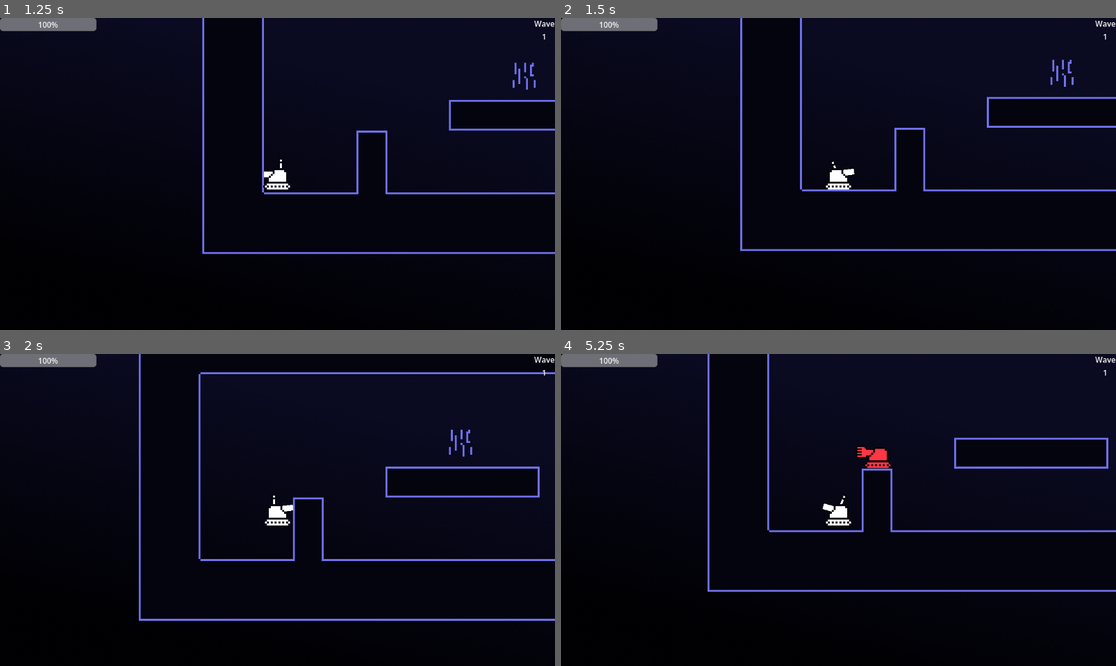
Above: before the commit, frames 1-4 (two rows, left to right).
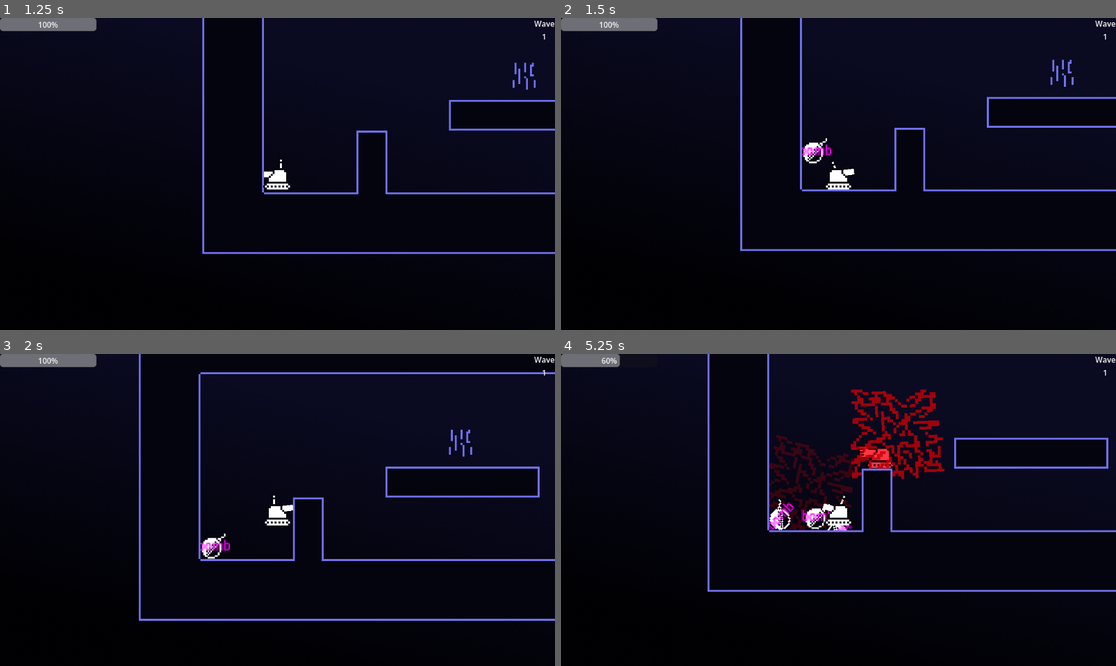
Above: after the commit, the same moments.

Repository: mrSerious195/arenagame
Game: Godot game, scene res://main.tscn
Two runs of this game, one before a commit and one after it. Both use one fixed random seed, a clock stepped at 60 frames per second and the inputs below.
Inputs (mouse positions are in pixels of both pictures, inside the frame that each line leads up to):
- Up to frame 1 (1.25 s): click "start game" at 0.5 s
- Up to frame 2 (1.5 s): move the mouse to (960, 158) at 1.27 s; hold D (right) from 1.28 s (still down); tap E (drop_bomb, bound only after the commit) at 1.35 s
- Up to frame 3 (2 s): keep holding D (right); tap W (up) at 1.52 s
- Up to frame 4 (5.25 s): move the mouse to (727, 525) at 2.02 s; click (727, 525) at 2.1 s; tap W (up) at 2.27, 3.77, 4.52 s; tap E (drop_bomb, bound only after the commit) at 2.3, 2.85, 3.6, 4.55, 5.1 s; move the mouse to (894, 441) at 2.77 s; release D (right) at 2.78 s; hold A (left) 2.78-3.53 s; move the mouse to (810, 572) at 3.52 s; hold D (right) 3.53-5.03 s; move the mouse to (1005, 556) at 4.27 s; click (1005, 556) at 4.35 s; move the mouse to (672, 463) at 5.02 s; hold A (left) from 5.03 s (still down)

Frame 1 is identical in both runs. In frame 2, 0.2% of the frame differs, in the area x 43-49%, y 38-47%; in frame 3, 0.2%; in frame 4, 4.0%, in the area x 6-70%, y 0-57%.

Commit message:
added bomb

Diff:
--- a/project.godot
+++ b/project.godot
@@ -47,6 +47,11 @@
 "events": [Object(InputEventMouseButton,"resource_local_to_scene":false,"resource_name":"","device":-1,"window_id":0,"a …(258 unchanged characters)…
 ]
 }
+drop_bomb={
+"deadzone": 0.2,
+"events": [Object(InputEventKey,"resource_local_to_scene":false,"resource_name":"","device":-1,"window_id":0,"alt_pressed":false,"shift_pressed":false,"ctrl_pressed":false,"meta_pressed":false,"pressed":false,"keycode":0,"physical_keycode":69,"key_label":0,"unicode":101,"location":0,"echo":false,"script":null)
+]
+}
 
 [physics]
 
--- /dev/null
+++ b/scenes/ActionObjects/bomb.gd
@@ -0,0 +1,39 @@
+extends RigidBody2D
+@export
+var fuse:float
+@export
+var damage:float
+@export
+var knockback:float
+
+var explosionsize:Vector2
+# Called when the node enters the scene tree for the first time.
+func _ready() -> void:
+	explosionsize=$Explosion.scale
+	$Explosion.scale=Vector2.ZERO
+	$Explosion.visible=false
+	get_tree().create_timer(fuse).timeout.connect(explode)
+
+
+# Called every frame. 'delta' is the elapsed time sincewa the previous frame.
+func _process(delta: float) -> void:
+	pass
+
+func explode()->void:
+	$Explosion.visible=true
+	$Bomb.visible=false
+	$CollisionShape2D.visible=false
+	freeze=true
+	var tw:Tween =get_tree().create_tween()
+	tw.tween_property($Explosion,"scale",explosionsize,0.2)
+	tw.tween_callback(Do_Damage)
+	tw.chain().tween_property($Explosion,"modulate", Color.TRANSPARENT, 1.0)
+	tw.finished.connect(queue_free)
+
+func Do_Damage()->void:
+	for entity:Node2D in $Explosion/Area2D.get_overlapping_bodies():
+		var posdiff = entity.position-position
+		if entity.has_method("take_knockback"):
+				entity.take_knockback(knockback*posdiff)
+		if entity.has_method("take_damage"):
+				entity.take_damage(damage)
--- /dev/null
+++ b/scenes/ActionObjects/bomb.tscn
@@ -0,0 +1,52 @@
+[gd_scene format=3 uid="uid://diykh6p213rb4"]
+
+[ext_resource type="Script" uid="uid://ld2jspus7j6m" path="res://scenes/ActionObjects/bomb.gd" id="1_4fdc2"]
+[ext_resource type="Texture2D" uid="uid://droko1ba7lqb8" path="res://Assets/bomb.png" id="1_j12o6"]
+[ext_resource type="Texture2D" uid="uid://vnykk2acta00" path="res://Assets/explosion.png" id="3_g7thr"]
+
+[sub_resource type="CircleShape2D" id="CircleShape2D_g7thr"]
+radius = 62.008064
+
+[sub_resource type="CircleShape2D" id="CircleShape2D_4fdc2"]
+radius = 23.0
+
+[node name="Bomb" type="RigidBody2D" unique_id=597609838]
+collision_layer = 8
+collision_mask = 15
+script = ExtResource("1_4fdc2")
+fuse = 2.0
+damage = 20.0
+knockback = 50.0
+
+[node name="Bomb" type="Sprite2D" parent="." unique_id=816793319]
+position = Vector2(-7.5, 6)
+scale = Vector2(3.0625, 3.25)
+texture = ExtResource("1_j12o6")
+
+[node name="Label" type="Label" parent="Bomb" unique_id=1373925066]
+modulate = Color(1, 0, 1, 1)
+offset_left = -11.5
+offset_top = -6.0
+offset_right = 11.5
+offset_bottom = 6.0
+theme_override_font_sizes/font_size = 8
+text = "bomb"
+
+[node name="Explosion" type="Sprite2D" parent="." unique_id=818568803]
+position = Vector2(-11.000002, 8)
+scale = Vector2(6, 5.925)
+texture = ExtResource("3_g7thr")
+
+[node name="Area2D" type="Area2D" parent="Explosion" unique_id=1169358121]
+position = Vector2(1.25, -1)
+scale = Vector2(0.25, 0.25)
+collision_layer = 15
+collision_mask = 15
+
+[node name="CollisionShape2D2" type="CollisionShape2D" parent="Explosion/Area2D" unique_id=2023013063]
+position = Vector2(-3, 1)
+shape = SubResource("CircleShape2D_g7thr")
+
+[node name="CollisionShape2D" type="CollisionShape2D" parent="." unique_id=1417647240]
+position = Vector2(-12, 11)
+shape = SubResource("CircleShape2D_4fdc2")
--- /dev/null
+++ b/scenes/bombdrop_on_command.gd
@@ -0,0 +1,17 @@
+extends Node2D
+
+@export
+var bombScene:PackedScene
+
+# Called when the node enters the scene tree for the first time.
+func _ready() -> void:
+	pass # Replace with function body.
+
+
+# Called every frame. 'delta' is the elapsed time since the previous frame.
+func _process(delta: float) -> void:
+	if Input.is_action_just_pressed("drop_bomb"):
+		var bomb = bombScene.instantiate()
+		bomb.global_position=global_position
+		get_tree().root.add_child(bomb)
+	pass
--- a/scenes/player.tscn
+++ b/scenes/player.tscn
@@ -6,6 +6,8 @@
 [ext_resource type="Script" uid="uid://dgxxits0htakj" path="res://scenes/tank_barrel.gd" id="4_dqkch"]
 [ext_resource type="Texture2D" uid="uid://uwimudbfkms8" path="res://Assets/tankguy.png" id="5_tuyoq"]
 [ext_resource type="Script" uid="uid://coqep1njn2wjf" path="res://scenes/tankguy.gd" id="6_fjrip"]
+[ext_resource type="Script" uid="uid://bjl4erclrvlq7" path="res://scenes/bombdrop_on_command.gd" id="7_fjrip"]
+[ext_resource type="PackedScene" uid="uid://diykh6p213rb4" path="res://scenes/ActionObjects/bomb.tscn" id="8_smehm"]
 
 [sub_resource type="QuadMesh" id="QuadMesh_qlg0r"]
 size = Vector2(32, 12)
@@ -47,3 +49,7 @@
 
 [node name="Camera2D" type="Camera2D" parent="." unique_id=272171335]
 position = Vector2(0, 2)
+
+[node name="bombdropOnCommand" type="Node2D" parent="." unique_id=2007521917]
+script = ExtResource("7_fjrip")
+bombScene = ExtResource("8_smehm")
Binary file added: Assets/bomb.png
Not shown, added: Assets/bomb.png.import
Binary file added: Assets/explosion.png
Not shown, added: Assets/explosion.png.import
Not shown, added: scenes/ActionObjects/bomb.gd.uid
Not shown, added: scenes/bombdrop_on_command.gd.uid
